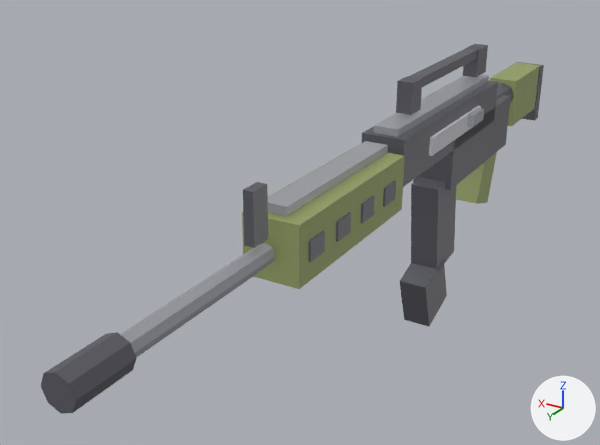
An edit to the glTF model assets/models/rifle.glb, drawn before and after from the same camera.
One viewpoint serves both versions: a camera (50 mm lens) standing at (-0.507, 1.484, 0.464) and looking at (0.128, 0.427, -0.065). Arrows for +X, +Y and +Z are at lower right; the lights stay in place. The picture after the commit comes second. Vertices at exactly the same position are counted once.

The first picture shows 'Rifle'.
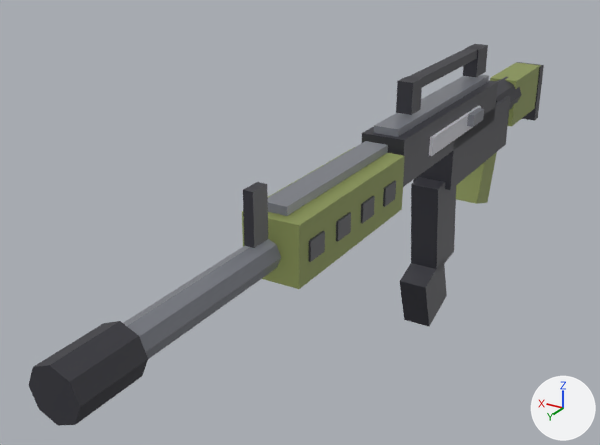
Where the change shows, as pixel boxes (x1, y1, x2, y2) in the pictures (600 x 445 px; the box of a moved part takes in the faces that stretch with it):
'Rifle', reshaped, recoloured
    before: (41, 44, 544, 414)
    after: (29, 44, 544, 426)
part 1 of me_rifle, moved or reshaped
    before: (41, 332, 137, 414)
    after: (29, 321, 148, 426)
part 2 of me_rifle, moved or reshaped
    before: (496, 83, 514, 103)
    after: (496, 77, 522, 110)
part 3 of me_rifle, moved or reshaped
    before: (120, 243, 275, 358)
    after: (123, 239, 281, 359)
part 4 of me_rifle, recoloured
    before: (41, 44, 544, 414)
    after: (29, 44, 544, 426)
part 5 of me_rifle, recoloured
    both: (130, 75, 489, 351)
part 6 of me_rifle, recoloured
    both: (242, 63, 541, 289)

Patch to the scene script:
```diff
--- a/assets/models/rifle.glb.py
+++ b/assets/models/rifle.glb.py
@@ mat_gun_olive2 @@
+mat_gun_olive2 = principled_material('gun_olive2')
+mat_gun_olive2.base_color = (0.26, 0.31, 0.1)  # green #8b9759
+mat_gun_olive2.roughness = 0.7
@@ mat_gun_gunmetal @@
+mat_gun_gunmetal = principled_material('gun_gunmetal')
+mat_gun_gunmetal.base_color = (0.2, 0.21, 0.24)  # grey #7c7e86
+mat_gun_gunmetal.roughness = 0.3
@@ mat_gun_black @@
+mat_gun_black = principled_material('gun_black')
+mat_gun_black.base_color = (0.035, 0.035, 0.045)  # dark grey #35353c
+mat_gun_black.roughness = 0.45
@@ me_rifle @@
 # used by ob_rifle; location = (0.0, 0.0, 0.0)
-me_rifle.from_pydata(...)  # 280 vertices, 432 faces; spans x -0.051..0.051, y -0.352..1.06, z -0.316..0.16
+me_rifle.from_pydata(...)  # 280 vertices, 432 faces; spans x -0.051..0.051, y -0.352..1.065, z -0.316..0.16
+# me_rifle part 1: the loose piece of 16 vertices spanning x -0.022..0.022, y 0.98..1.06, z 0.008..0.052 is scaled about its middle by (1.45, 1.12, 1.45)
+# me_rifle part 2: the loose piece of 16 vertices spanning x -0.026..0.026, y -0.19..-0.05, z 0.004..0.056 is scaled about its middle by (1.31, 1, 1.31)
+# me_rifle part 3: the loose piece of 16 vertices spanning x -0.014..0.014, y 0.72..1.0, z 0.016..0.044 is scaled about its middle by (1.57, 1, 1.57)
+# me_rifle part 4: all 272 faces that had it switch from mat_gun_dark (dark grey #595961) to mat_gun_black (dark grey #35353c)
+# me_rifle part 5: all 100 faces that had it switch from mat_gun_steel (grey #9ea0a6) to mat_gun_gunmetal (grey #7c7e86)
+# me_rifle part 6: all 36 faces that had it switch from mat_gun_olive (green #95a269) to mat_gun_olive2 (green #8b9759)
 me_rifle.materials.append(mat_accent)
```
